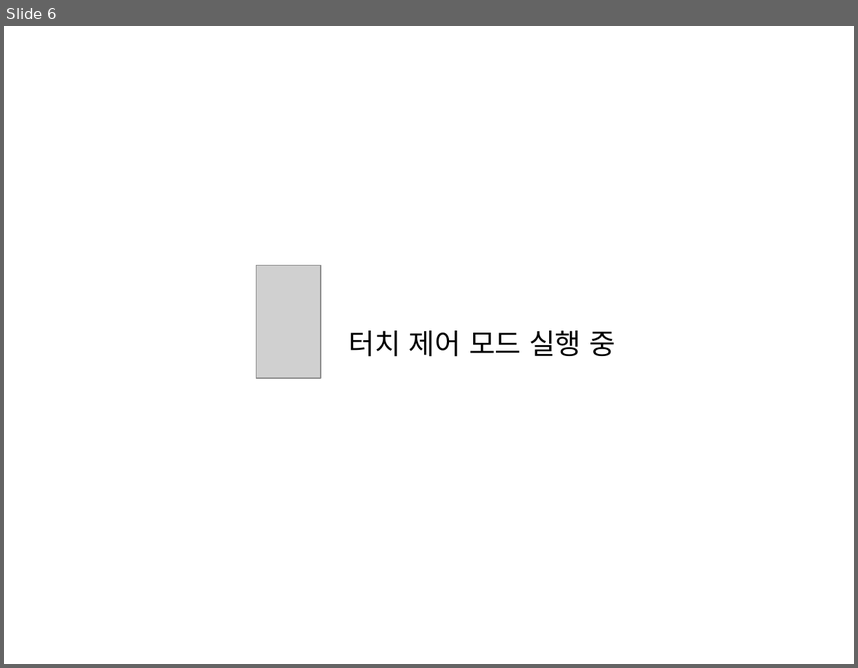
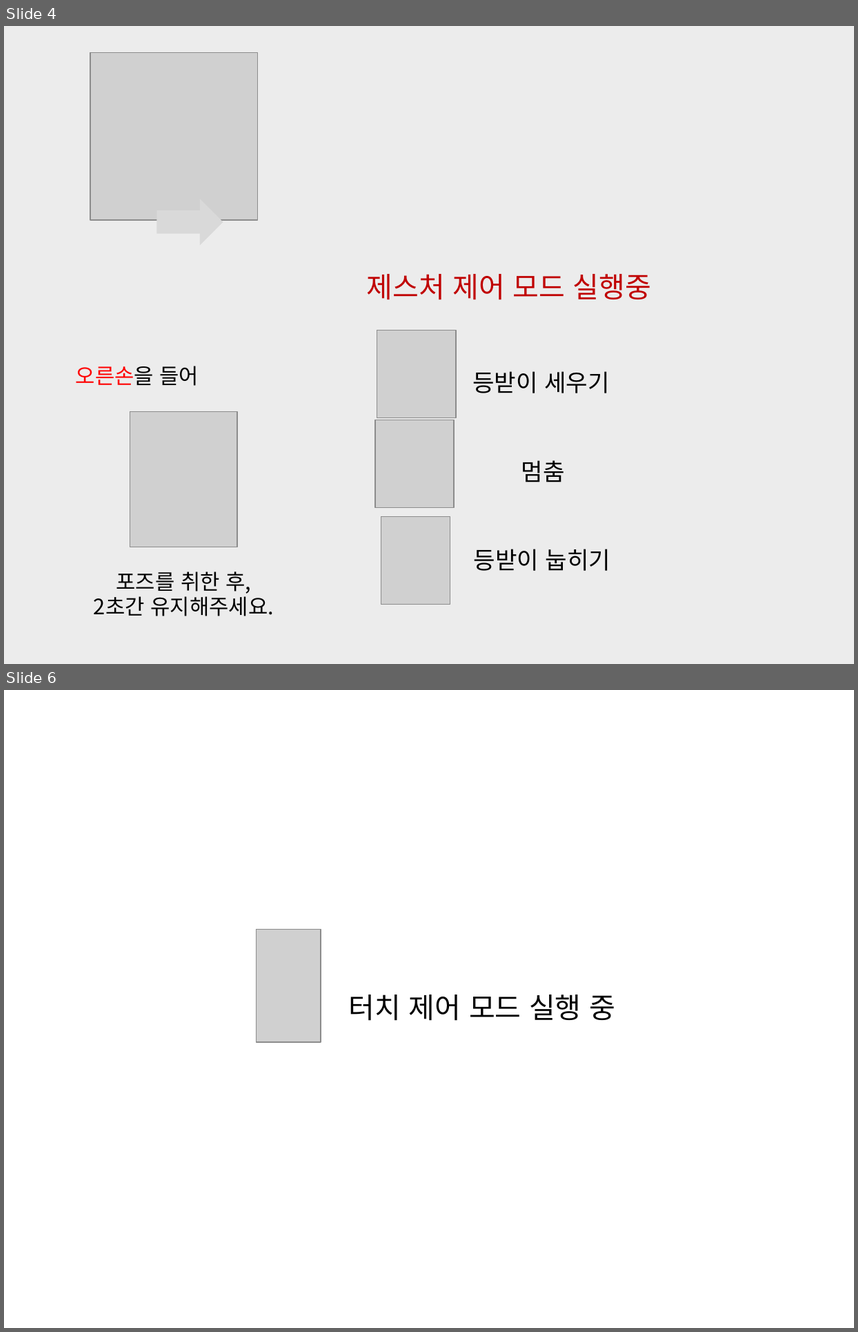
Before and after one commit to hailsong/Motion_Bed, a slide deck: GUI/Image/이미지제작용.pptx. Shown one above the other, each under a label of ours: slide 6 before the commit, slides 4 and 6 after it; the slides between them are not shown. The pictures are 858x668 and 858x1332 pixels, drawn with LibreOffice and Linux fonts; fonts in the diff are those of the drawing; grey boxes stand for pictures; background and template pictures are left out. Boxes give left, top, right and bottom in pixels: in the first picture for what was removed or moved away, otherwise in the second. Text is boxed around its words. In the diff, an @@ line names an element or a change of style, - is before the commit and + after.

```diff
--- a/GUI/Image/이미지제작용.pptx
+++ b/GUI/Image/이미지제작용.pptx
@@ slide 4 added at (x1=4, y1=26, x2=854, y2=664), background #ECECEC @@
@@ picture added at (x1=91, y1=52, x2=258, y2=220) @@
@@ right arrow added at (x1=157, y1=198, x2=223, y2=245), fill #D9D9D9 @@
@@ text added at (x1=367, y1=274, x2=651, y2=300), 24 pt, text #C00000 @@
+제스처 제어 모드 실행중
@@ picture added at (x1=377, y1=330, x2=456, y2=418) @@
@@ text added at (x1=76, y1=365, x2=199, y2=385), 18 pt, text #FF0000 @@
+오른손을 들어
@@ text added at (x1=473, y1=371, x2=610, y2=393), 20 pt, text #000000 @@
+등받이 세우기
@@ picture added at (x1=130, y1=411, x2=236, y2=546) @@
@@ picture added at (x1=130, y1=411, x2=237, y2=546) @@
@@ picture added at (x1=375, y1=419, x2=455, y2=507) @@
@@ text added at (x1=522, y1=460, x2=565, y2=482), 20 pt, text #000000 @@
+멈춤
@@ picture added at (x1=381, y1=517, x2=450, y2=604) @@
@@ text added at (x1=474, y1=548, x2=611, y2=570), 20 pt, text #000000 @@
+등받이 눕히기
@@ text added at (x1=94, y1=571, x2=274, y2=616), 18 pt, text #000000 @@
+포즈를 취한 후,
+2초간 유지해주세요.
```
Also in this commit, not shown: 1 slide changed, 2 other slides added, 3 slides removed, 17 other files.
